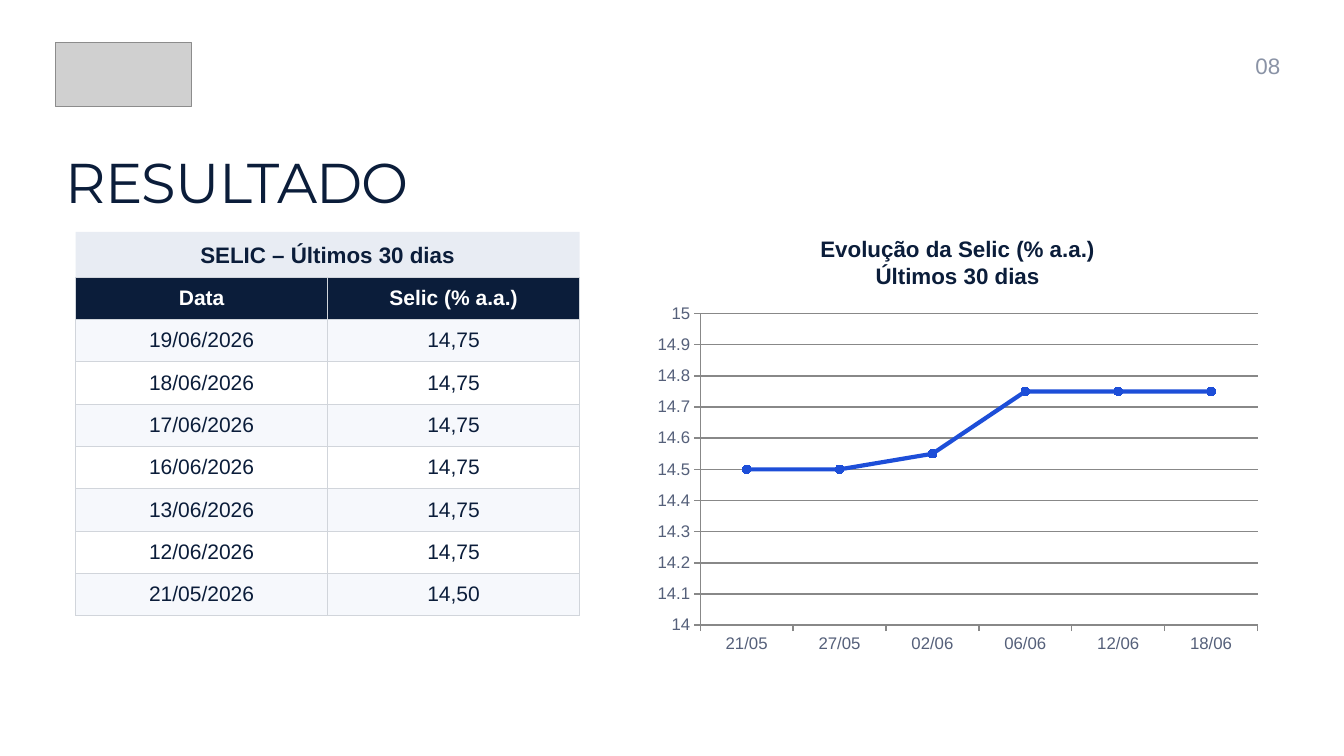
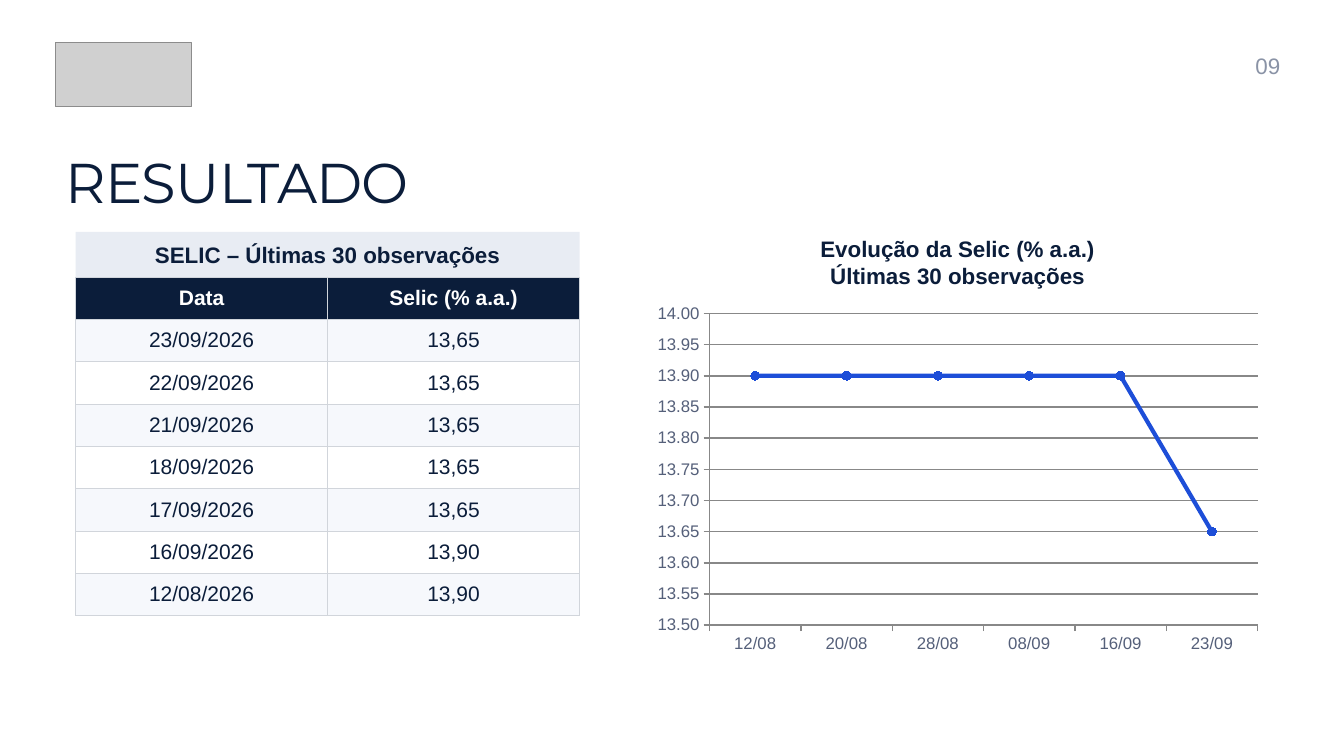
Before and after one commit to thaiza-commits/oficina-de-robos-bma, a slide deck: slide 9 of apresentacao/BMA-Oficina-de-Robos.pptx (slide 8 before the commit). Drawn at 1344x756 pixels with LibreOffice and Linux fonts; fonts in the diff are those of the drawing; grey boxes stand for pictures. Boxes give left, top, right and bottom in pixels: in the first picture for what was removed or moved away, otherwise in the second. Text is boxed around its words. In the diff, an @@ line names an element or a change of style, - is before the commit and + after.

```diff
--- a/apresentacao/BMA-Oficina-de-Robos.pptx
+++ b/apresentacao/BMA-Oficina-de-Robos.pptx
@@ text at (1255,58,1280,74): text changed @@
-08
+09
@@ text in rectangle at (155,245,500,268): text changed @@
-SELIC – Últimos 30 dias
+SELIC – Últimas 30 observações
@@ text at (830,266,1085,289): text changed @@
-Últimos 30 dias
+Últimas 30 observações
@@ table at (76,277,580,608) @@
-row 2, column 1: 19/06/2026
+row 2, column 1: 23/09/2026
-row 2, column 2: 14,75
+row 2, column 2: 13,65
-row 3, column 1: 18/06/2026
+row 3, column 1: 22/09/2026
-row 3, column 2: 14,75
+row 3, column 2: 13,65
-row 4, column 1: 17/06/2026
+row 4, column 1: 21/09/2026
-row 4, column 2: 14,75
+row 4, column 2: 13,65
-row 5, column 1: 16/06/2026
+row 5, column 1: 18/09/2026
-row 5, column 2: 14,75
+row 5, column 2: 13,65
-row 6, column 1: 13/06/2026
+row 6, column 1: 17/09/2026
-row 6, column 2: 14,75
+row 6, column 2: 13,65
-row 7, column 1: 12/06/2026
+row 7, column 1: 16/09/2026
-row 7, column 2: 14,75
+row 7, column 2: 13,90
-row 8, column 1: 21/05/2026
+row 8, column 1: 12/08/2026
-row 8, column 2: 14,50
+row 8, column 2: 13,90
@@ line chart at (645,297,1270,660) @@
-categories: 21/05, 27/05, 02/06, 06/06, 12/06, 18/06
+categories: 12/08, 20/08, 28/08, 08/09, 16/09, 23/09
-Series 1: 14.5, 14.5, 14.55, 14.75, 14.75, 14.75
+Series 1: 13.9, 13.9, 13.9, 13.9, 13.9, 13.65
@@ value axis changed @@
```
Also in this commit, not shown: 6 other slides changed, 1 slide added, 26 other files.
